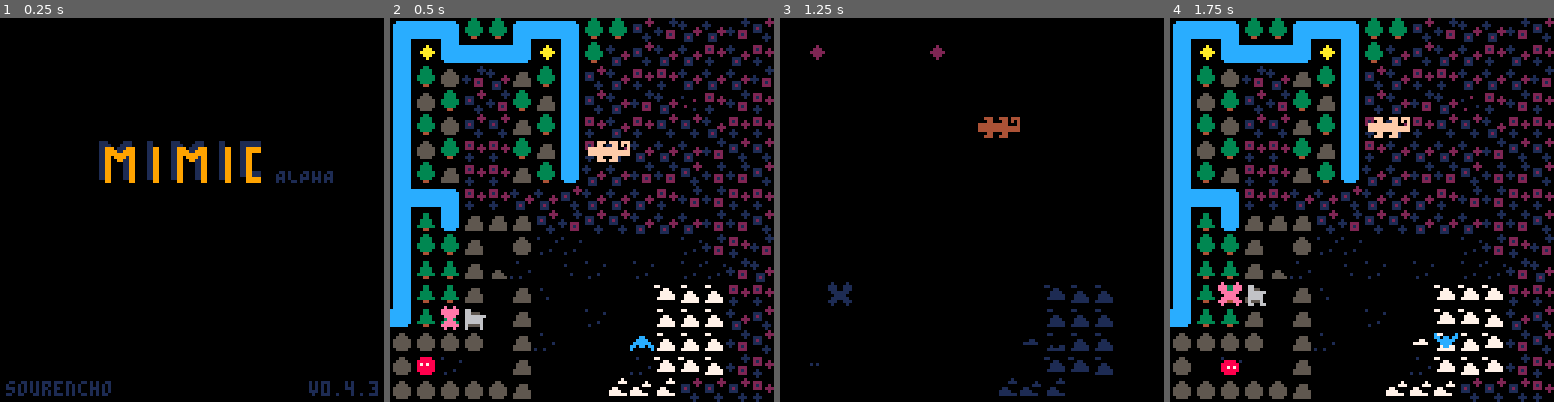
Above: before the commit, frames 1-4 (left to right).
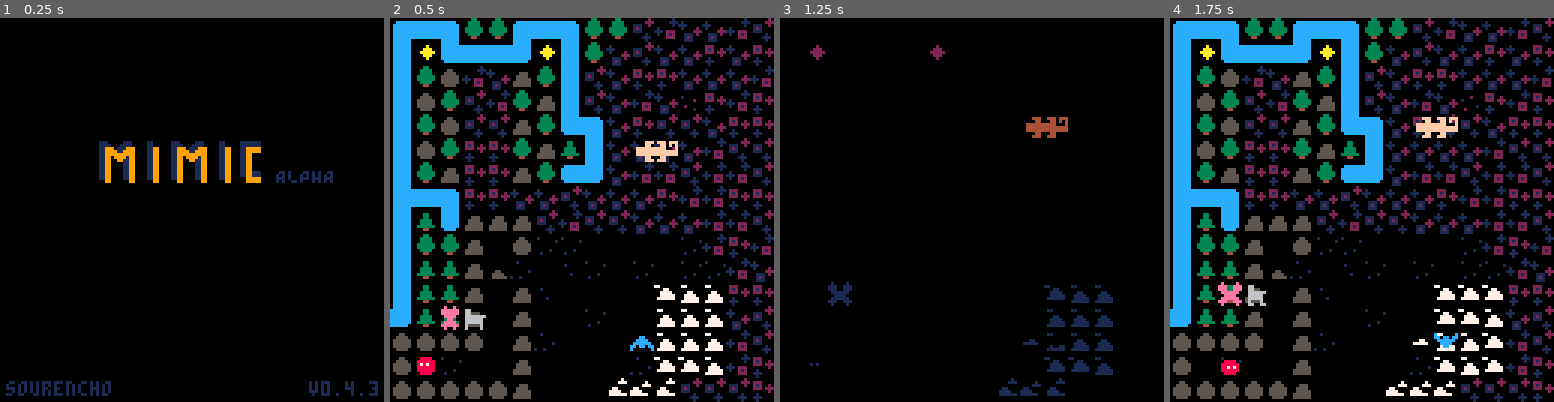
Above: after the commit, the same moments.

Repository: sourencho/mimic
Game: PICO-8 cartridge mimic.p8
The game is run twice, just before and just after one commit, with the same random seed, the same clock (stepped at 60 frames per second) and the same inputs.
Inputs:
- Up to frame 1 (0.25 s): no input
- Up to frame 2 (0.5 s): tap X (X key) at 0.33 s
- Up to frame 3 (1.25 s): tap O (Z key) at 0.7 s; tap X (X key) at 1.07 s
- Up to frame 4 (1.75 s): hold Right from 1.6 s (still down); tap O (Z key) at 1.7 s

Frame 1 is identical in both runs. In frame 2, 2.0% of the frame differs, in the area x 44-75%, y 25-44%; in frame 3, 0.8%; in frame 4, 2.0%.

Commit message:
Win if all players are on a win block

Diff:
--- a/mimic.p8
+++ b/mimic.p8
@@ -10,7 +10,7 @@
 
 -- SETTINGS
 start_level = 14
-level_count = 15
+level_count = 16
 skip_tutorial = true
 skip_levels = {3, 5, 6, 8}
 
@@ -207,12 +207,13 @@
 transform_sfx = 2
 
 function play_player_sfx(action)
-    local p = get_players()[1]
-    if(action == "move") then
-        sfx(player_sfx[action][get_dynamic_or_static_tile_class(p.pos)])
-        return
-    end
-    sfx(player_sfx[action])
+    for p in all(get_players()) do
+        if(action == "move") then
+            sfx(player_sfx[action][get_dynamic_or_static_tile_class(p.pos)])
+        else
+            sfx(player_sfx[action])
+        end
+    end
 end
 
 -- == PARTICLES ==
@@ -921,19 +922,24 @@
     -- init_player_big_pattern()
 end
 
-function update_player(p)
+function check_win()
     -- check player victory
-    if on_win(p) then
+    local players = get_players()
+    if _all(players, on_win) then
         change_level = game.level + 1
         while contains(skip_levels, change_level) do
             change_level += 1
         end
         sfx(11)
-        win_vfx(p.pos)
+        for p in all(players) do
+            win_vfx(p.pos)
+        end
         game.level_end_tick = game.tick
         return
     end
-
+end
+
+function update_player(p)
     p.t = (p.t % #p.pattern) + 1;
     p.pattern[p.t] = copy_pos(p.delta);
 end
@@ -1764,7 +1770,7 @@
         thick_print(stuck_text, hcenter(stuck_text), vcenter(stuck_text) - 8, 9, 1)
         stuck_text = "press \151 to restart"
         thick_print(stuck_text, hcenter(stuck_text), vcenter(stuck_text), 9, 1)
-        if #players >= 1 then
+        if #players > 1 then
             return
         else
             local p = players[1]
@@ -2027,6 +2033,7 @@
     npc_input()
     if (is_paused()) return
     update_actors()
+    check_win()
     -- update_player_big_pattern()
     update_big_patterns()
     update_particles(particles)
@@ -2196,11 +2203,11 @@
 07141405142405152514071414251414000000000000000000000000000000000616a5e505150605e57687848496160700000000000000000000000000000000
 750506e5f5061575e5f4f5f4e7e4f5e4000000000000000000000000000000001414141414271414141414141414171414000000000000000000000000000000
 14151417150505151715151414141414000000000000000000000000000000000606b7f6f4e6e516e7e7f4e6e775161400000000000000000000000000000000
-750605e5e5150675e4f4e4e5e5f4e4e4000000000000000000000000000000001407141414141414141714141414141414000000000000000000000000000000
+750605e5e515067694f4e4e5e5f4e4e4000000000000000000000000000000001407141414141414141714141414141414000000000000000000000000000000
 14251505e5e6151515f7f4250514141400000000000000720000000000000000061676849794e7e6e5e6e6e7f4a7061700000000000000000000000000000000
-750506e4e4061575e4f4f4f4f4f5e5e5000000000000000091000000000000001427150505150505050505150505141414000000000000000000000000000000
+750506e4e406151675f4f4f4f4f5e5e5000000000000000000009100000000001427150505150505050505150505141414000000000000000000000000000000
 05e6f71515e4e7e4e7e615051527141400000000000000000000000000000000060616061676878494e6e6e6f676940600000000000000000000000000000000
-750615e4e41506b4f4f4f5f5e5f5f5e5000000000000000000000000000000001414052714141427160616061605141414000000000000000000000000000000
+750615e4e41506b5c6f4f5f5e5f5f5e5000000000000000000000000000000001414052714141427160616061605141414000000000000000000000000000000
 2415e4e715f6f6e6f6f505e7e415141400000000000000000000000000000000060614141414142475e7e4e6e6e676c400000000000000000000000000000000
 958494e4e4f4f4e5f4f4f4e4f5f5e4e4000000000000000000000000000000001414051417140714061616160615140714000000500000000000000000000007
 140515e5e7f5f7e6e6e7e4f70514141400000000000000000000000000000000161614161514141575f6f4e6e7e6f67500000000000000000000000000000000
